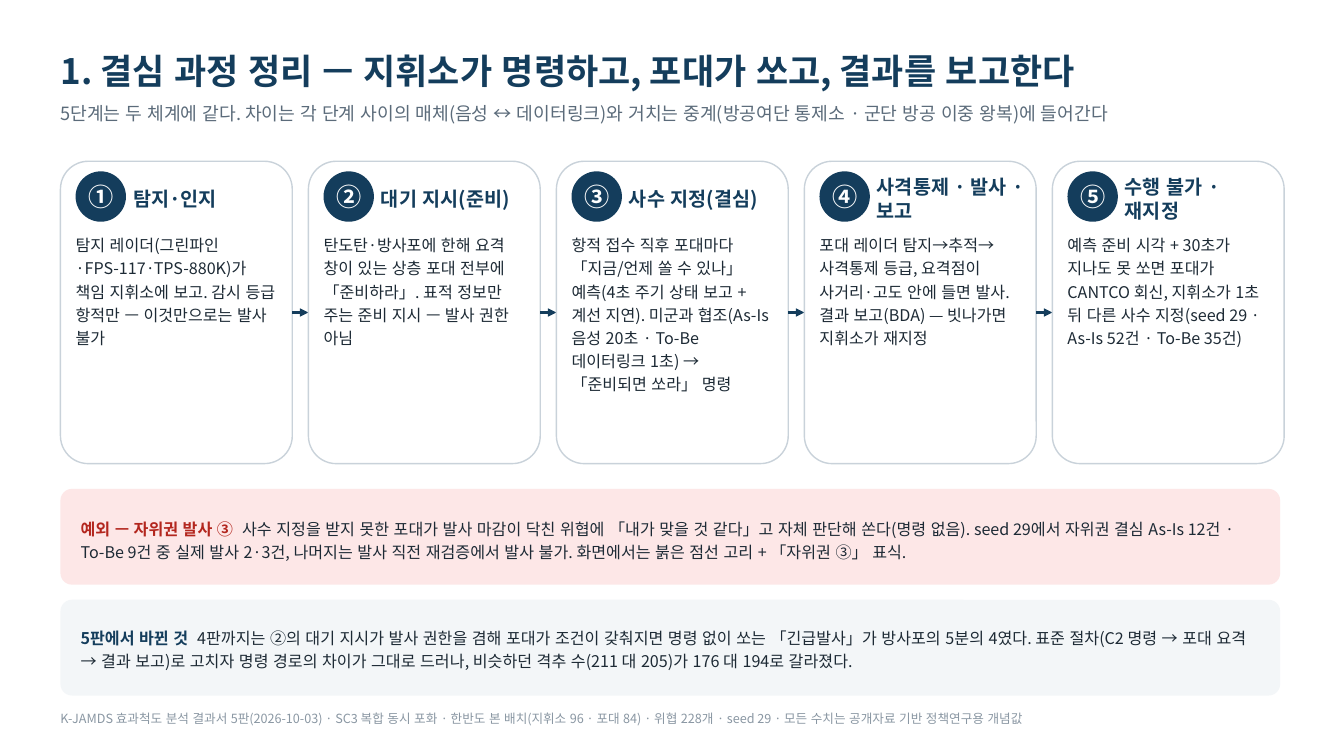
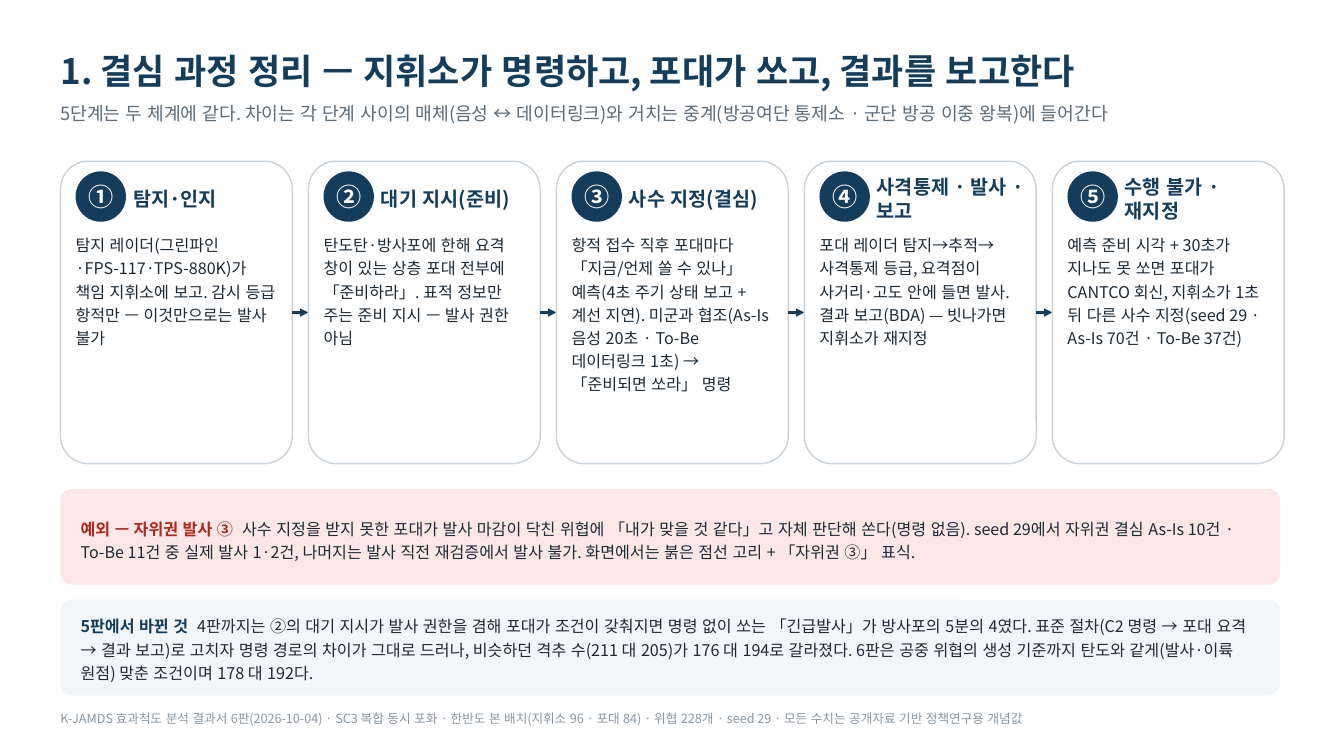
Before and after one commit to DaehyunY00/Air_Defense, a slide deck: slide 2 of K-JAMDS_효과척도_발표정리본.pptx. Drawn at 1344x756 pixels with LibreOffice and Linux fonts; fonts in the diff are those of the drawing. Boxes give left, top, right and bottom in pixels: in the first picture for what was removed or moved away, otherwise in the second. Text is boxed around its words. In the diff, an @@ line names an element or a change of style, - is before the commit and + after.

```diff
--- a/K-JAMDS_효과척도_발표정리본.pptx
+++ b/K-JAMDS_효과척도_발표정리본.pptx
@@ text at box(1067, 237, 1259, 347): text changed @@
-예측 준비 시각 + 30초가 지나도 못 쏘면 포대가 CANTCO 회신, 지휘소가 1초 뒤 다른 사수 지정(seed 29 · As-Is 52건 · To-Be 35건)
+예측 준비 시각 + 30초가 지나도 못 쏘면 포대가 CANTCO 회신, 지휘소가 1초 뒤 다른 사수 지정(seed 29 · As-Is 70건 · To-Be 37건)
@@ text at box(81, 521, 1221, 561): text changed @@
-예외 — 자위권 발사 ③ 사수 지정을 받지 못한 포대가 발사 마감이 닥친 위협에 「내가 맞을 것 같다」고 자체 판단해 쏜다(명령 없음). seed 29에서 자위권 결심 As-Is 12건 · To-Be 9건 중 실제 발사 2·3건, 나머지는 발사 직전 재검증에서 발사 불가. 화면에서는 붉은 점선 고리 + 「자위권 ③」 표식.
+예외 — 자위권 발사 ③ 사수 지정을 받지 못한 포대가 발사 마감이 닥친 위협에 「내가 맞을 것 같다」고 자체 판단해 쏜다(명령 없음). seed 29에서 자위권 결심 As-Is 10건 · To-Be 11건 중 실제 발사 1·2건, 나머지는 발사 직전 재검증에서 발사 불가. 화면에서는 붉은 점선 고리 + 「자위권 ③」 표식.
@@ text at box(81, 618, 1247, 682): text changed @@
-5판에서 바뀐 것 4판까지는 ②의 대기 지시가 발사 권한을 겸해 포대가 조건이 갖춰지면 명령 없이 쏘는 「긴급발사」가 방사포의 5분의 4였다. 표준 절차(C2 명령 → 포대 요격 → 결과 보고)로 고치자 명령 경로의 차이가 그대로 드러나, 비슷하던 격추 수(211 대 205)가 176 대 194로 갈라졌다.
+5판에서 바뀐 것 4판까지는 ②의 대기 지시가 발사 권한을 겸해 포대가 조건이 갖춰지면 명령 없이 쏘는 「긴급발사」가 방사포의 5분의 4였다. 표준 절차(C2 명령 → 포대 요격 → 결과 보고)로 고치자 명령 경로의 차이가 그대로 드러나, 비슷하던 격추 수(211 대 205)가 176 대 194로 갈라졌다. 6판은 공중 위협의 생성 기준까지 탄도와 같게(발사·이륙 원점) 맞춘 조건이며 178 대 192다.
@@ text at box(60, 712, 1023, 725): text changed @@
-K-JAMDS 효과척도 분석 결과서 5판(2026-10-03) · SC3 복합 동시 포화 · 한반도 본 배치(지휘소 96 · 포대 84) · 위협 228개 · seed 29 · 모든 수치는 공개자료 기반 정책연구용 개념값
+K-JAMDS 효과척도 분석 결과서 6판(2026-10-04) · SC3 복합 동시 포화 · 한반도 본 배치(지휘소 96 · 포대 84) · 위협 228개 · seed 29 · 모든 수치는 공개자료 기반 정책연구용 개념값
```
Also in this commit, not shown: 10 other slides changed, 22 other files.
